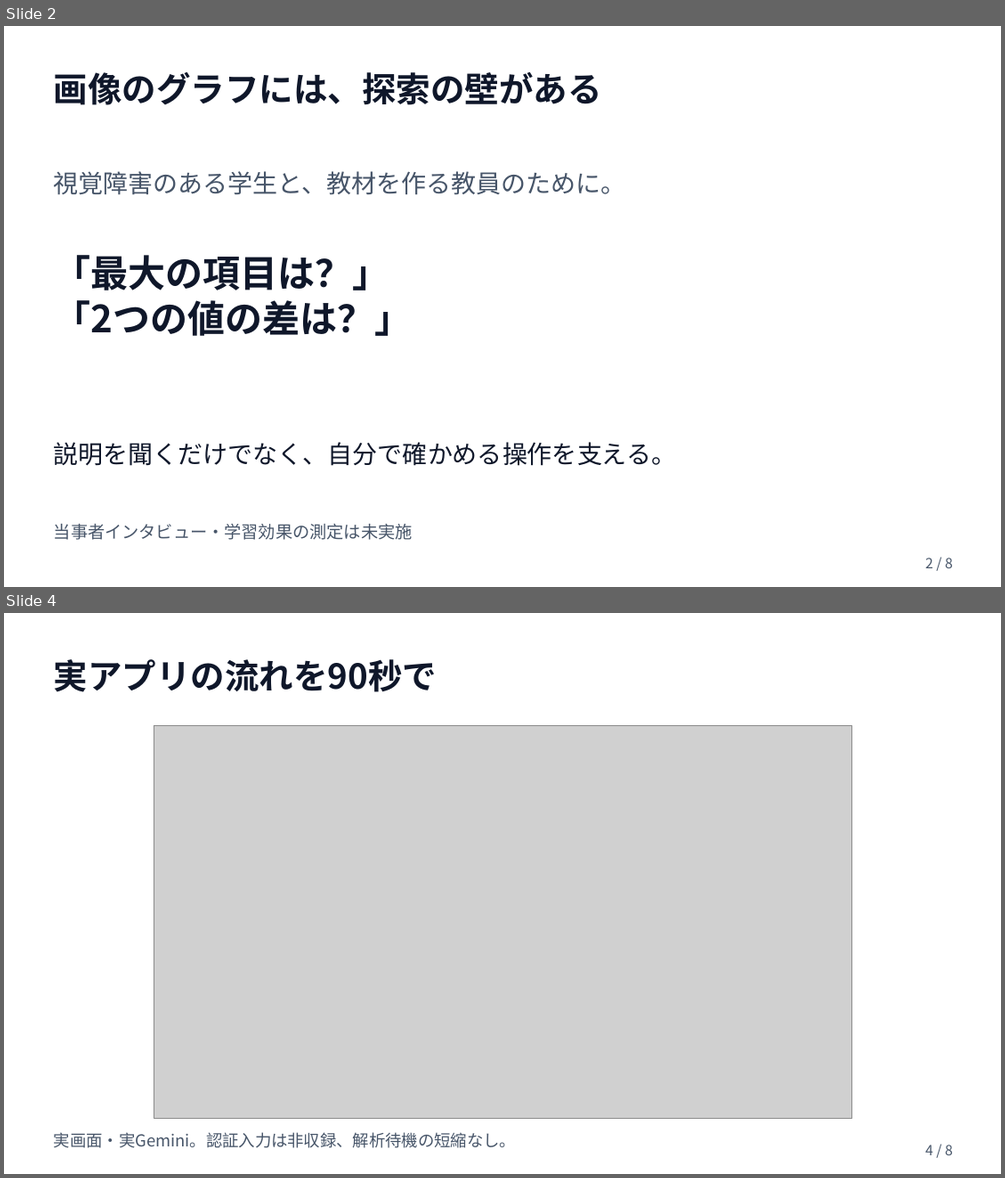
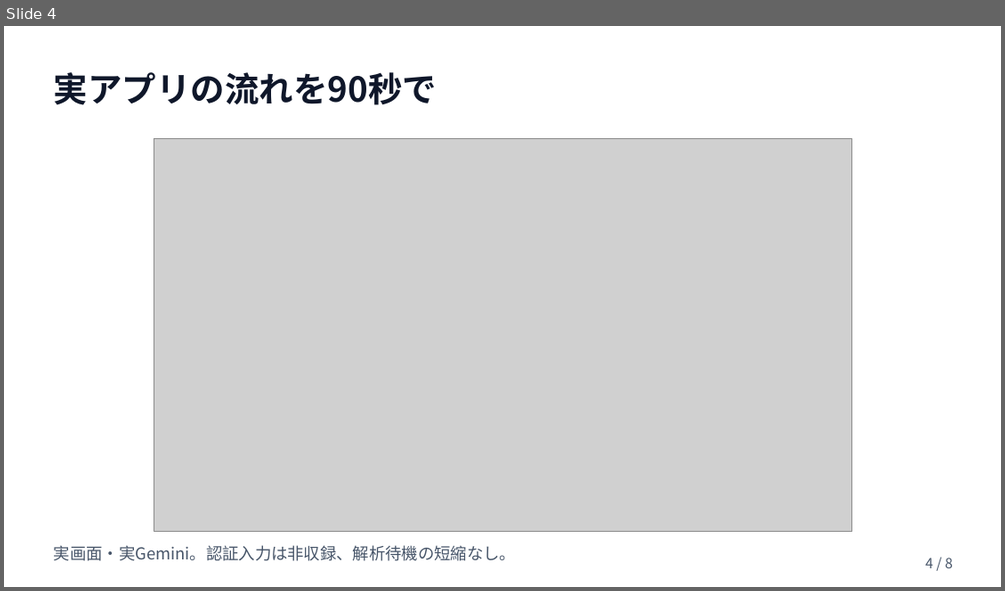
Before and after one commit to Devfest-Hackathon-2026/df-2026-t051, a slide deck: submission/プレゼンスライド_Alpha & Omega.pptx. Shown one above the other, each under a label of ours: slides 2 and 4 before the commit, slide 4 after it; the slides between them are not shown. The pictures are 1005x1178 and 1005x591 pixels, drawn with LibreOffice and Linux fonts; fonts in the diff are those of the drawing; grey boxes stand for pictures. Boxes give left, top, right and bottom in pixels: in the first picture for what was removed or moved away, otherwise in the second. Text is boxed around its words. In the diff, an @@ line names an element or a change of style, - is before the commit and + after.

```diff
--- a/submission/プレゼンスライド_Alpha & Omega.pptx
+++ b/submission/プレゼンスライド_Alpha & Omega.pptx
@@ slide 2 removed at [4, 26, 1001, 587], background #FFFFFF @@
@@ text removed at [54, 72, 602, 105] @@
-画像のグラフには、探索の壁がある
@@ text removed at [54, 171, 626, 195] @@
-視覚障害のある学生と、教材を作る教員のために。
@@ text removed at [54, 255, 413, 336] @@
-「最大の項目は？」
-「2つの値の差は？」
@@ text removed at [54, 442, 676, 466] @@
-説明を聞くだけでなく、自分で確かめる操作を支える。
@@ text removed at [54, 524, 413, 540] @@
-当事者インタビュー・学習効果の測定は未実施
@@ text removed at [925, 557, 953, 568] @@
-2 / 8
```
Also in this commit, not shown: 4 slides changed, 2 slides added, 1 other slide removed, 2 other files.
